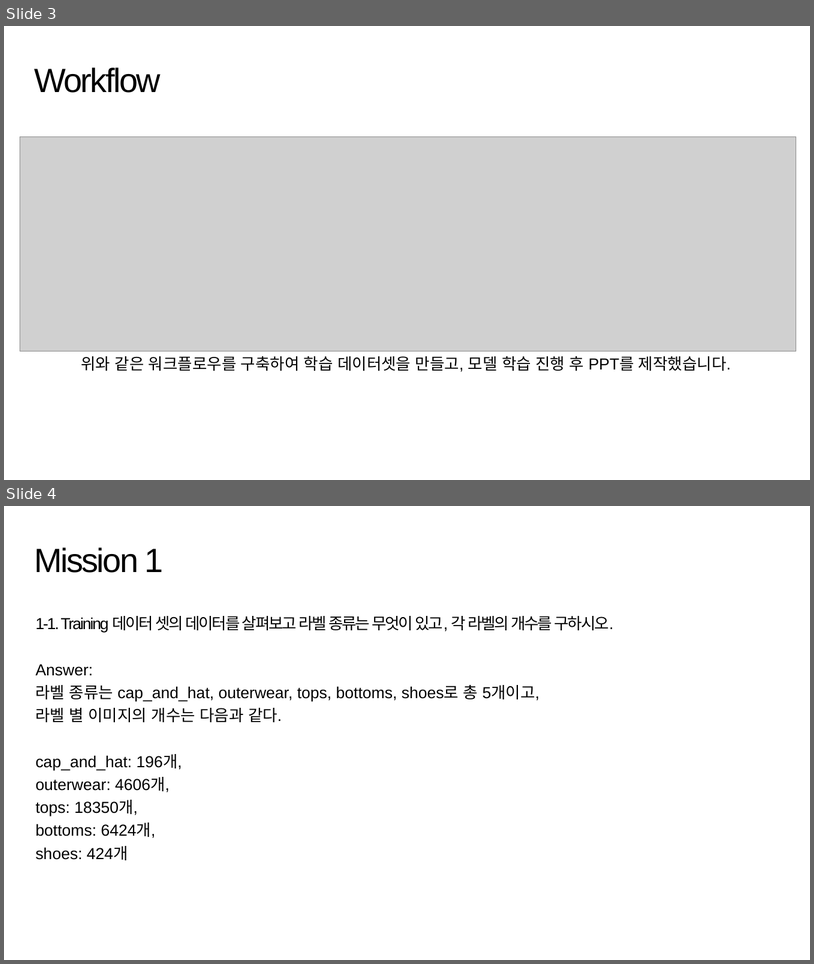
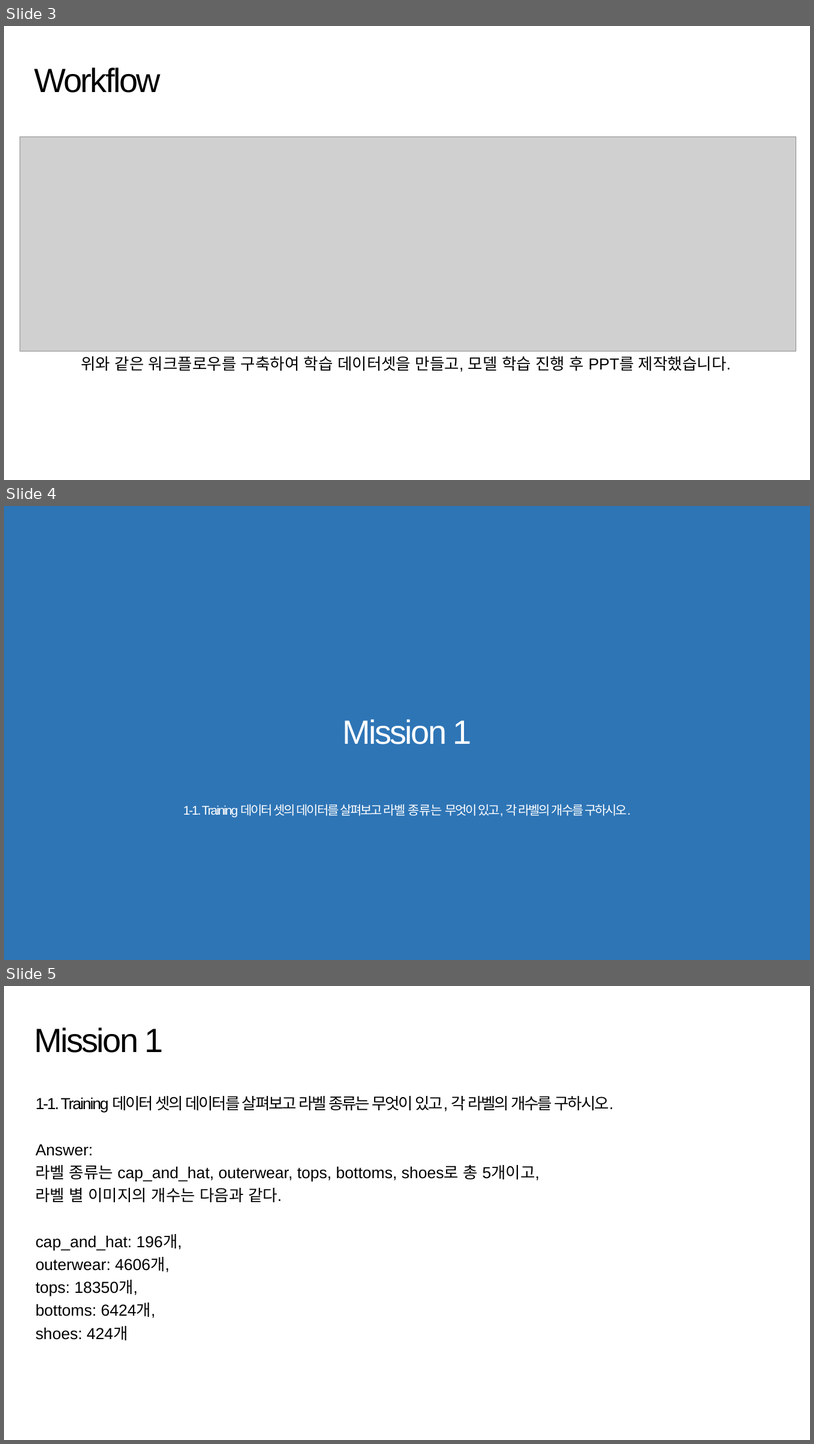
Before and after one commit to suk-6/22-dcc, a slide deck: 춘식이 발표자료.pptx. Shown one above the other, each under a label of ours: slides 3 and 4 before the commit, slides 3, 4 and 5 after it. The pictures are 814x964 and 814x1444 pixels, drawn with LibreOffice and Linux fonts; fonts in the diff are those of the drawing; grey boxes stand for pictures; background and template pictures are left out. Boxes give left, top, right and bottom in pixels: in the first picture for what was removed or moved away, otherwise in the second. Text is boxed around its words. In the diff, an @@ line names an element or a change of style, - is before the commit and + after.

```diff
--- a/춘식이 발표자료.pptx
+++ b/춘식이 발표자료.pptx
@@ slide 4 added at <box>4,506,810,960</box>, background #2E75B6 @@
@@ title added at <box>342,719,472,744</box>, 40 pt, text #FFFFFF @@
+Mission 1
@@ text added at <box>183,804,631,817</box>, 15 pt, text #FFFFFF @@
+1-1. Training 데이터 셋의 데이터를 살펴보고 라벨 종류는 무엇이 있고, 각 라벨의 개수를 구하시오.
@@ what was slide 4 is now slide 5 @@
```
Also in this commit, not shown: 3 slides changed, 2 other slides added.
